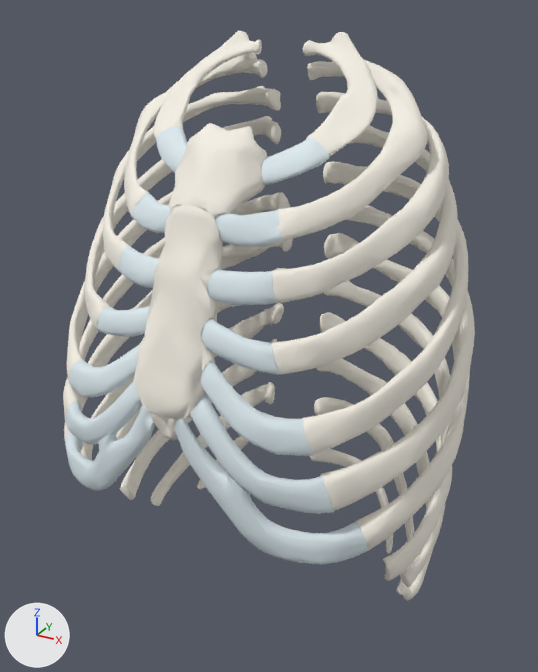
What one commit did to the glTF model public/models/os-thorax.lo.glb.
Both versions are drawn from a camera (50 mm lens) standing at (0.219, -0.492, 1.383) and looking at (0.006, -0.105, 1.189). Every picture has the same lights, and +X, +Y and +Z are marked at lower left. The picture after the commit comes second. Where no turn or scale is listed for an object, it has been applied to the vertices.

Objects in the first picture: 'FJ3178', 'FJ3228', 'FJ3229', 'FJ3230', 'FJ3231', 'FJ3232', 'FJ3233', 'FJ3234', 'FJ3251', 'FJ3254', 'FJ3255', 'FJ3290' and 29 more.
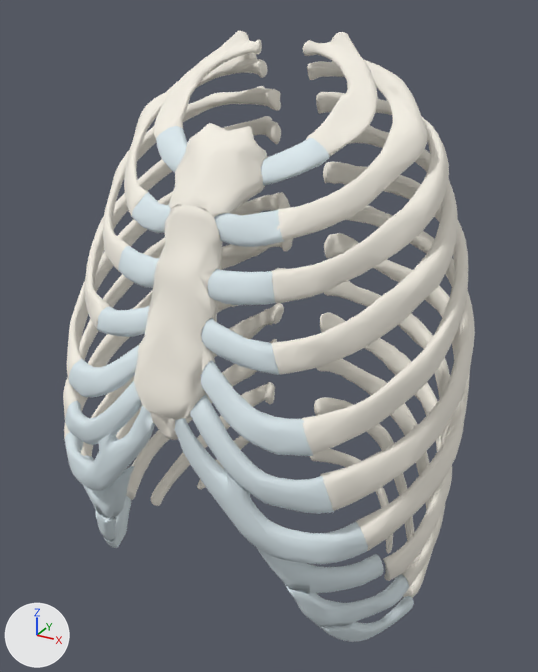
Patch to the scene script:
```diff
--- a/public/models/os-thorax.lo.glb.py
+++ b/public/models/os-thorax.lo.glb.py
@@ me_za_cartilage_costal_9_g @@
+me_za_cartilage_costal_9_g.from_pydata(...)  # 247 vertices, 490 faces; spans x -0.0296..0.0296, y -0.0324..0.0324, z -0.018..0.018
+me_za_cartilage_costal_9_g.materials.append(mat_0_72_0_82_0_86)  # white #ddeaef
@@ me_za_cartilage_costal_9_d @@
+me_za_cartilage_costal_9_d.from_pydata(...)  # 247 vertices, 490 faces; spans x -0.0298..0.0298, y -0.0324..0.0324, z -0.018..0.018
+me_za_cartilage_costal_9_d.materials.append(mat_0_72_0_82_0_86)  # white #ddeaef
@@ me_za_cartilage_costal_8_g @@
+me_za_cartilage_costal_8_g.from_pydata(...)  # 330 vertices, 656 faces; spans x -0.0393..0.0393, y -0.0244..0.0244, z -0.0287..0.0287
+me_za_cartilage_costal_8_g.materials.append(mat_0_72_0_82_0_86)  # white #ddeaef
@@ me_za_cartilage_costal_8_d @@
+me_za_cartilage_costal_8_d.from_pydata(...)  # 330 vertices, 656 faces; spans x -0.0396..0.0396, y -0.0244..0.0244, z -0.0287..0.0287
+me_za_cartilage_costal_8_d.materials.append(mat_0_72_0_82_0_86)  # white #ddeaef
@@ me_za_cartilage_costal_10_g @@
+me_za_cartilage_costal_10_g.from_pydata(...)  # 192 vertices, 380 faces; spans x -0.0227..0.0227, y -0.0328..0.0328, z -0.0165..0.0165
+me_za_cartilage_costal_10_g.materials.append(mat_0_72_0_82_0_86)  # white #ddeaef
@@ me_za_cartilage_costal_10_d @@
+me_za_cartilage_costal_10_d.from_pydata(...)  # 192 vertices, 380 faces; spans x -0.0229..0.0229, y -0.0328..0.0328, z -0.0165..0.0165
+me_za_cartilage_costal_10_d.materials.append(mat_0_72_0_82_0_86)  # white #ddeaef
@@ ob_za_cartilage_costal_9_g @@
+ob_za_cartilage_costal_9_g = bpy.data.objects.new('ZA-cartilage-costal-9-g', me_za_cartilage_costal_9_g)
+ob_za_cartilage_costal_9_g.location = (0.0913, -0.1594, 1.059)
@@ ob_za_cartilage_costal_9_d @@
+ob_za_cartilage_costal_9_d = bpy.data.objects.new('ZA-cartilage-costal-9-d', me_za_cartilage_costal_9_d)
+ob_za_cartilage_costal_9_d.location = (-0.0924, -0.1594, 1.059)
@@ ob_za_cartilage_costal_8_g @@
+ob_za_cartilage_costal_8_g = bpy.data.objects.new('ZA-cartilage-costal-8-g', me_za_cartilage_costal_8_g)
+ob_za_cartilage_costal_8_g.location = (0.0737, -0.1787, 1.1017)
@@ ob_za_cartilage_costal_8_d @@
+ob_za_cartilage_costal_8_d = bpy.data.objects.new('ZA-cartilage-costal-8-d', me_za_cartilage_costal_8_d)
+ob_za_cartilage_costal_8_d.location = (-0.0746, -0.1787, 1.1017)
@@ ob_za_cartilage_costal_10_g @@
+ob_za_cartilage_costal_10_g = bpy.data.objects.new('ZA-cartilage-costal-10-g', me_za_cartilage_costal_10_g)
+ob_za_cartilage_costal_10_g.location = (0.0988, -0.1462, 1.0277)
@@ ob_za_cartilage_costal_10_d @@
+ob_za_cartilage_costal_10_d = bpy.data.objects.new('ZA-cartilage-costal-10-d', me_za_cartilage_costal_10_d)
+ob_za_cartilage_costal_10_d.location = (-0.1, -0.1462, 1.0277)
```

Boxes (x1, y1, x2, y2) around the edits, measured in the pictures (538 x 672 px):
'ZA-cartilage-costal-8-g', added
    after: (256, 547, 384, 594)
'ZA-cartilage-costal-9-g', added
    after: (285, 575, 409, 626)
'ZA-cartilage-costal-10-g', added
    after: (317, 596, 414, 642)
'ZA-cartilage-costal-8-d', added
    after: (83, 455, 134, 518)
'ZA-cartilage-costal-10-d', added
    after: (104, 495, 131, 548)
'ZA-cartilage-costal-9-d', added
    after: (96, 511, 117, 541)
